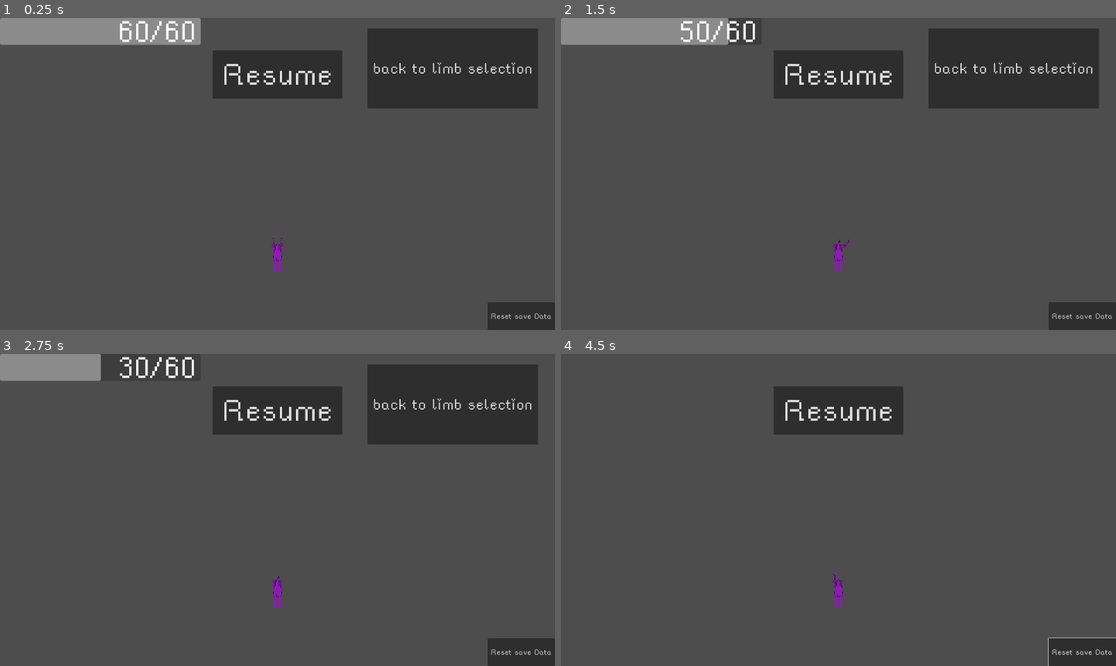
Above: before the commit, frames 1-4 (two rows, left to right).
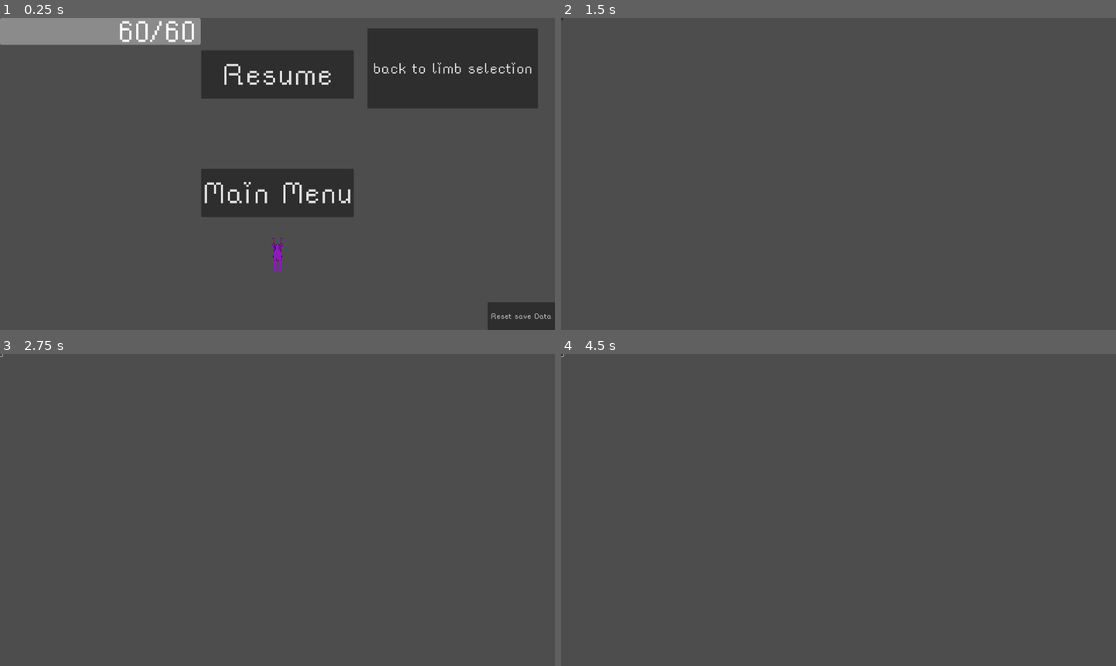
Above: after the commit, the same moments.

Repository: flowerFawn/Robot_game
Game: Godot game, scene res://spawn_level.tscn
Two runs of this game, one before a commit and one after it. Both use one fixed random seed, a clock stepped at 60 frames per second and the inputs below. This scene is started directly instead of the project's main scene.
Inputs (mouse positions are in pixels of both pictures, inside the frame that each line leads up to; where the layout moved, square brackets give the same spot in the first picture):
- Up to frame 1 (0.25 s): no input
- Up to frame 2 (1.5 s): click "back to limb selection" at 0.5 s; click "back to limb selection" (after the commit: "Main Menu") at 1.25 s
- Up to frame 3 (2.75 s): click (0, 354) [455, 403] at 2 s
- Up to frame 4 (4.5 s): click (838, 410) at 2.75 s, where only the run before the commit has a clickable "Resume"; click (1082, 653) at 3.5 s, where only the run before the commit has a clickable "Reset save Data"; move the mouse to (960, 494) at 4.27 s; hold D (right) from 4.28 s (still down); hold W (up) from 4.28 s (still down); tap F (interact) at 4.35 s

The runs differ from the first frame. In frame 1, 4.8% of the frame differs, in the area x 36-64%, y 10-64%; in frame 2, 15%, in the area x 0-100%, y 0-100%; in frame 3, 14%; in frame 4, 4.7%.

Commit message:
also added a main menu button to pause menu
renamed back_to_level.gd to link_button.gd

Diff:
--- a/limb_menu.tscn
+++ b/limb_menu.tscn
@@ -2,7 +2,7 @@
 
 [ext_resource type="Theme" uid="uid://bppvu27nvmqm6" path="res://assets/standard_theme.tres" id="1_fqmev"]
 [ext_resource type="Script" path="res://limb_dropdown.gd" id="2_nwdpp"]
-[ext_resource type="Script" path="res://back_to_level.gd" id="3_ueba4"]
+[ext_resource type="Script" path="res://link_button.gd" id="3_ueba4"]
 
 [node name="Control" type="Control"]
 layout_mode = 3
--- a/main_menu.tscn
+++ b/main_menu.tscn
@@ -1,6 +1,6 @@
 [gd_scene load_steps=2 format=3 uid="uid://bq58c48h01hyt"]
 
-[ext_resource type="Script" path="res://back_to_level.gd" id="1_njhqm"]
+[ext_resource type="Script" path="res://link_button.gd" id="1_njhqm"]
 
 [node name="MainMenu" type="Control"]
 layout_mode = 3
--- a/main_player_ui.tscn
+++ b/main_player_ui.tscn
@@ -1,6 +1,6 @@
 [gd_scene load_steps=4 format=3 uid="uid://d28alxgvssei7"]
 
-[ext_resource type="Script" path="res://back_to_level.gd" id="1_45fv6"]
+[ext_resource type="Script" path="res://link_button.gd" id="1_45fv6"]
 [ext_resource type="Script" path="res://player_UI.gd" id="1_t6hnx"]
 [ext_resource type="Theme" uid="uid://bppvu27nvmqm6" path="res://assets/standard_theme.tres" id="3_cmsfi"]
 
--- a/pause_menu.tscn
+++ b/pause_menu.tscn
@@ -1,7 +1,8 @@
-[gd_scene load_steps=3 format=3 uid="uid://de7hik87ocruu"]
+[gd_scene load_steps=4 format=3 uid="uid://de7hik87ocruu"]
 
 [ext_resource type="Script" path="res://pause_menu.gd" id="1_a3smj"]
 [ext_resource type="Theme" uid="uid://bppvu27nvmqm6" path="res://assets/standard_theme.tres" id="2_enp63"]
+[ext_resource type="Script" path="res://link_button.gd" id="3_3wy8p"]
 
 [node name="PauseCanvas" type="CanvasLayer"]
 process_mode = 3
@@ -20,9 +21,9 @@
 anchor_top = 0.104
 anchor_right = 0.5
 anchor_bottom = 0.104
-offset_left = -224.0
+offset_left = -264.0
 offset_top = -0.32
-offset_right = 224.0
+offset_right = 264.0
 offset_bottom = 166.68
 grow_horizontal = 2
 theme = ExtResource("2_enp63")
@@ -39,5 +40,24 @@
 theme_override_font_sizes/font_size = 32
 text = "Reset save Data"
 
+[node name="MainMenu" type="Button" parent="Control"]
+layout_mode = 1
+anchors_preset = -1
+anchor_left = 0.5
+anchor_top = 0.104
+anchor_right = 0.5
+anchor_bottom = 0.104
+offset_left = -264.0
+offset_top = 409.68
+offset_right = 264.0
+offset_bottom = 576.68
+grow_horizontal = 2
+theme = ExtResource("2_enp63")
+theme_override_font_sizes/font_size = 128
+text = "Main Menu"
+script = ExtResource("3_3wy8p")
+link_to = "res://main_menu.tscn"
+
 [connection signal="button_up" from="Control/Resume" to="." method="switch_pause"]
 [connection signal="button_up" from="Control/ResetData" to="." method="reset_data"]
+[connection signal="pressed" from="Control/MainMenu" to="Control/MainMenu" method="_on_pressed"]
--- a/shop_menu.tscn
+++ b/shop_menu.tscn
@@ -2,7 +2,7 @@
 
 [ext_resource type="Theme" uid="uid://bppvu27nvmqm6" path="res://assets/standard_theme.tres" id="1_1wjp7"]
 [ext_resource type="Script" path="res://shop_dropdown.gd" id="2_qshhv"]
-[ext_resource type="Script" path="res://back_to_level.gd" id="3_453bt"]
+[ext_resource type="Script" path="res://link_button.gd" id="3_453bt"]
 
 [sub_resource type="PlaceholderTexture2D" id="PlaceholderTexture2D_rtv6v"]
 
--- a/shop_selector_menu.tscn
+++ b/shop_selector_menu.tscn
@@ -2,7 +2,7 @@
 
 [ext_resource type="Theme" uid="uid://bppvu27nvmqm6" path="res://assets/standard_theme.tres" id="1_fd6sk"]
 [ext_resource type="Script" path="res://shop_select_button.gd" id="2_qi0ah"]
-[ext_resource type="Script" path="res://back_to_level.gd" id="3_nsad6"]
+[ext_resource type="Script" path="res://link_button.gd" id="3_nsad6"]
 
 [node name="Control" type="Control"]
 layout_mode = 3
Renamed: back_to_level.gd -> link_button.gd
